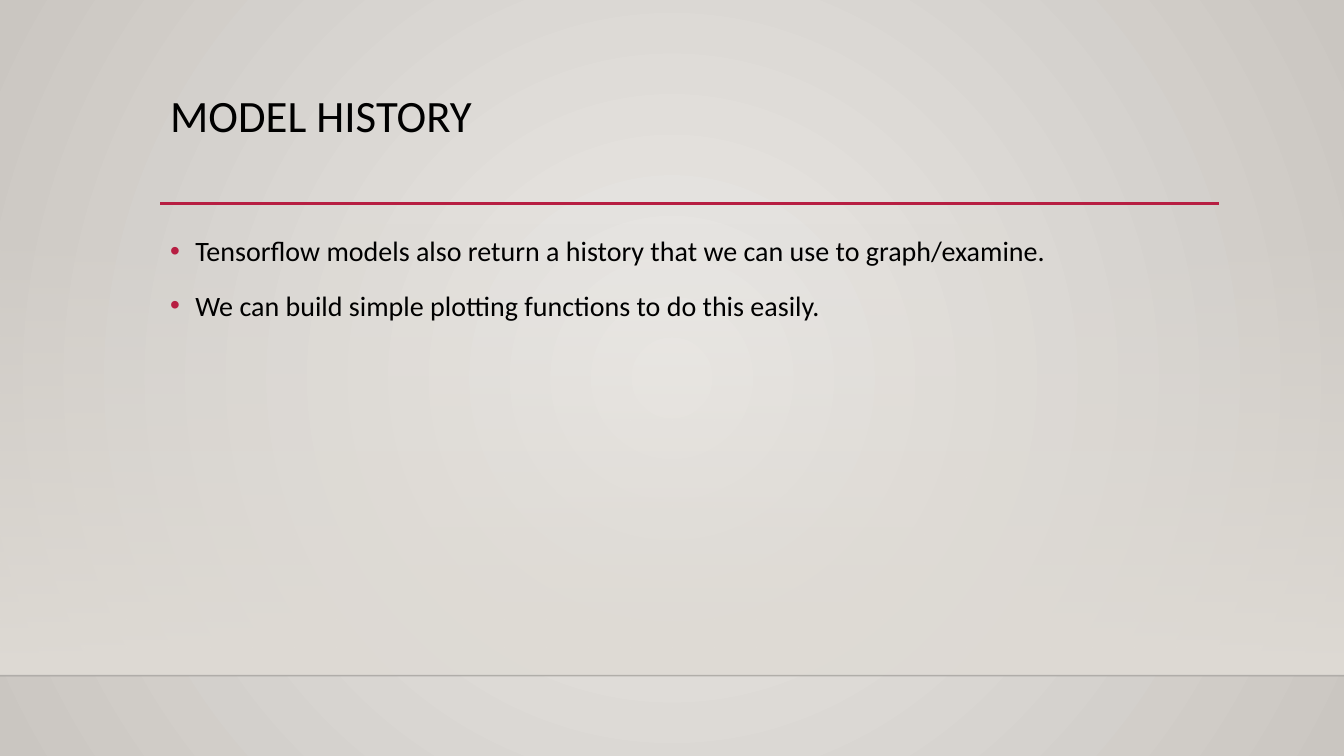
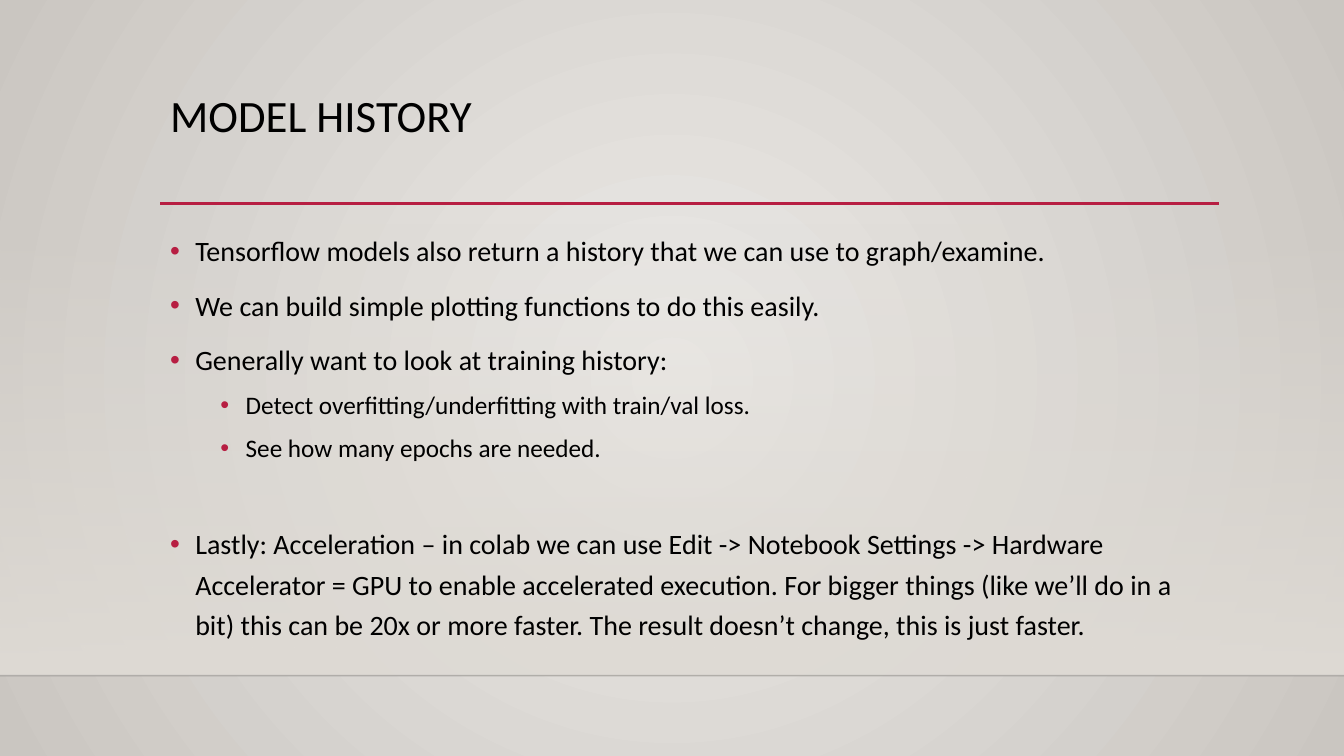
Before and after one commit to allyryry/3950_Workbooks, a slide deck: slide 14 of reference_content/Slides/keras_intro.pptx (slide 8 before the commit). Drawn at 1344x756 pixels with LibreOffice and Linux fonts; fonts in the diff are those of the drawing; background and template pictures are left out. Boxes give left, top, right and bottom in pixels: in the first picture for what was removed or moved away, otherwise in the second. Text is boxed around its words. In the diff, an @@ line names an element or a change of style, - is before the commit and + after.

```diff
--- a/reference_content/Slides/keras_intro.pptx
+++ b/reference_content/Slides/keras_intro.pptx
@@ text at bbox=[195, 350, 1171, 640]: paragraphs added @@
+• Generally want to look at training history:
+  • Detect overfitting/underfitting with train/val loss.
+  • See how many epochs are needed.
+• Lastly: Acceleration – in colab we can use Edit -> Notebook Settings -> Hardware Accelerator = GPU to enable accelerated execution. For bigger things (like we’ll do in a bit) this can be 20x or more faster. The result doesn’t change, this is just faster.
```
Also in this commit, not shown: 3 other slides changed, 6 slides added, 2 other files.
